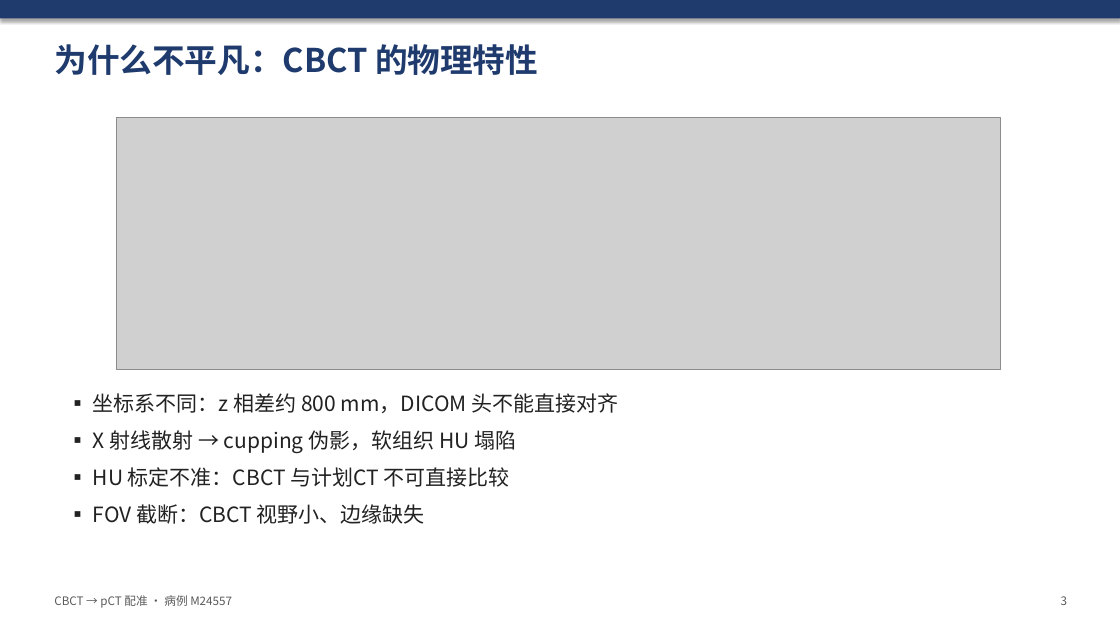
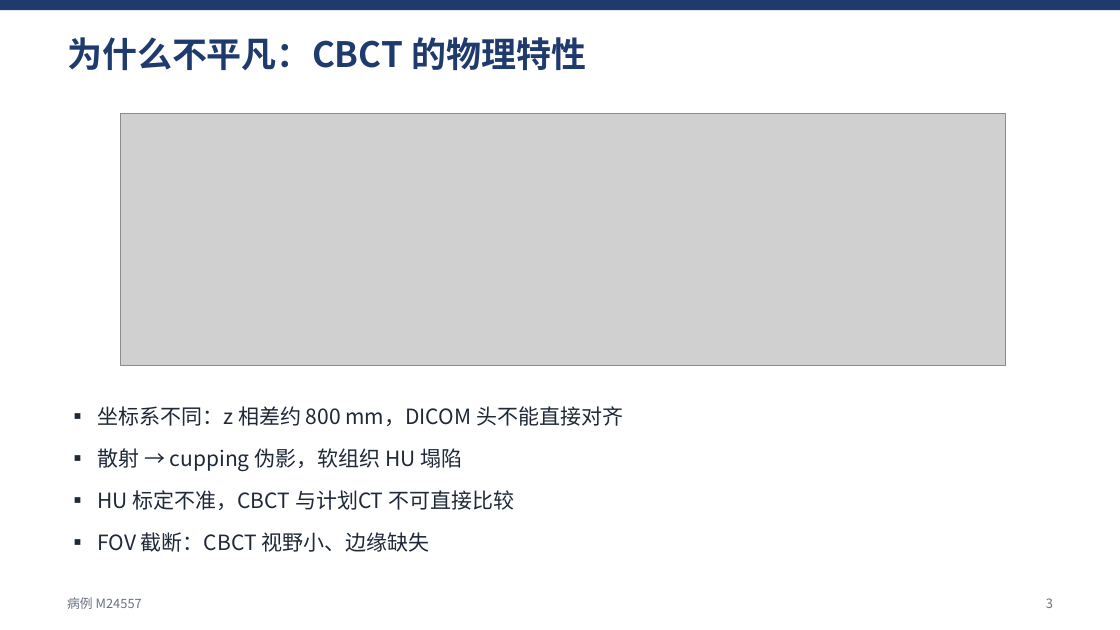
Before and after one commit to develop-yang/Task, a slide deck: slide 3 of results_sample/CBCT_pCT_配准汇报.pptx. Drawn at 1120x630 pixels with LibreOffice and Linux fonts; fonts in the diff are those of the drawing; grey boxes stand for pictures. Boxes give left, top, right and bottom in pixels: in the first picture for what was removed or moved away, otherwise in the second. Text is boxed around its words. In the diff, an @@ line names an element or a change of style, - is before the commit and + after.

```diff
--- a/results_sample/CBCT_pCT_配准汇报.pptx
+++ b/results_sample/CBCT_pCT_配准汇报.pptx
@@ rectangle: place and size @@
-rectangle at [0,0,1120,18]
+rectangle at [0,0,1120,10]
@@ rectangle at [0,0,1120,10]: shadow off @@
@@ text "为什么不平凡：CBCT 的物理特性": place and size @@
-text "为什么不平凡：CBCT 的物理特性" at [54,44,538,75]
+text "为什么不平凡：CBCT 的物理特性" at [67,37,586,70]
@@ text "为什么不平凡：CBCT 的物理特性" at [67,37,586,70]: size 28 to 30 pt @@
@@ picture: place and size @@
-picture at [116,118,1001,370]
+picture at [120,113,1005,365]
@@ text "▪ 坐标系不同：z 相差约 800 mm，DICOM ...": place and size @@
-text "▪ 坐标系不同：z 相差约 800 mm，DICOM ..." at [93,393,618,524]
+text "▪ 坐标系不同：z 相差约 800 mm，DICOM ..." at [97,406,623,552]
@@ text at [97,406,623,552]: text colour #222222 to #1F2937 in "▪ 坐标系不同：z 相差约 800 mm，DICOM 头不能直接对齐", "▪ FOV 截断：CBCT 视野小、边缘缺失"; line spacing 1 to 1.2 @@
@@ text at [97,448,514,510]: text changed; text colour #222222 to #1F2937 @@
-▪ X 射线散射 → cupping 伪影，软组织 HU 塌陷
-▪ HU 标定不准：CBCT 与计划CT 不可直接比较
+▪ 散射 → cupping 伪影，软组织 HU 塌陷
+▪ HU 标定不准，CBCT 与计划CT 不可直接比较
@@ text at [67,597,142,609]: text changed; size 10 to 11 pt; text colour #5A5A5A to #6B7280 @@
-CBCT → pCT 配准 · 病例 M24557
+病例 M24557
@@ text "3": place and size @@
-text "3" at [1061,596,1067,605]
+text "3" at [1046,598,1053,608]
@@ text "3" at [1046,598,1053,608]: size 10 to 11 pt, text colour #5A5A5A to #6B7280 @@
```
Also in this commit, not shown: 9 other slides changed, 8 other files.
